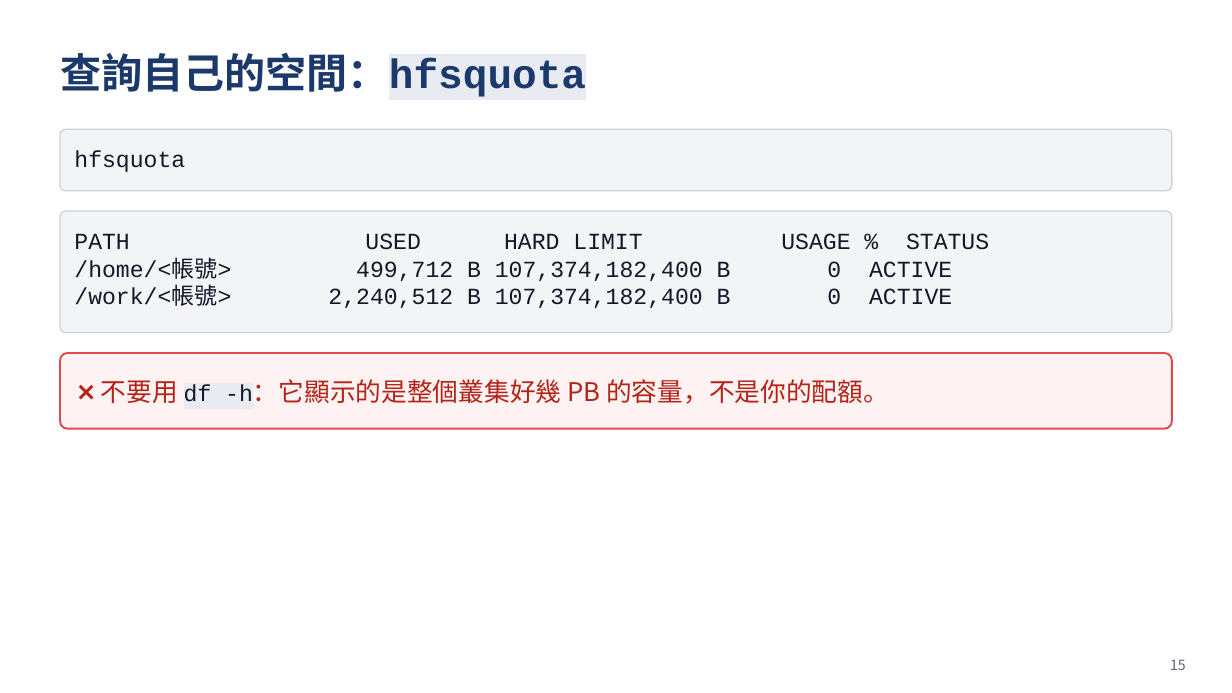
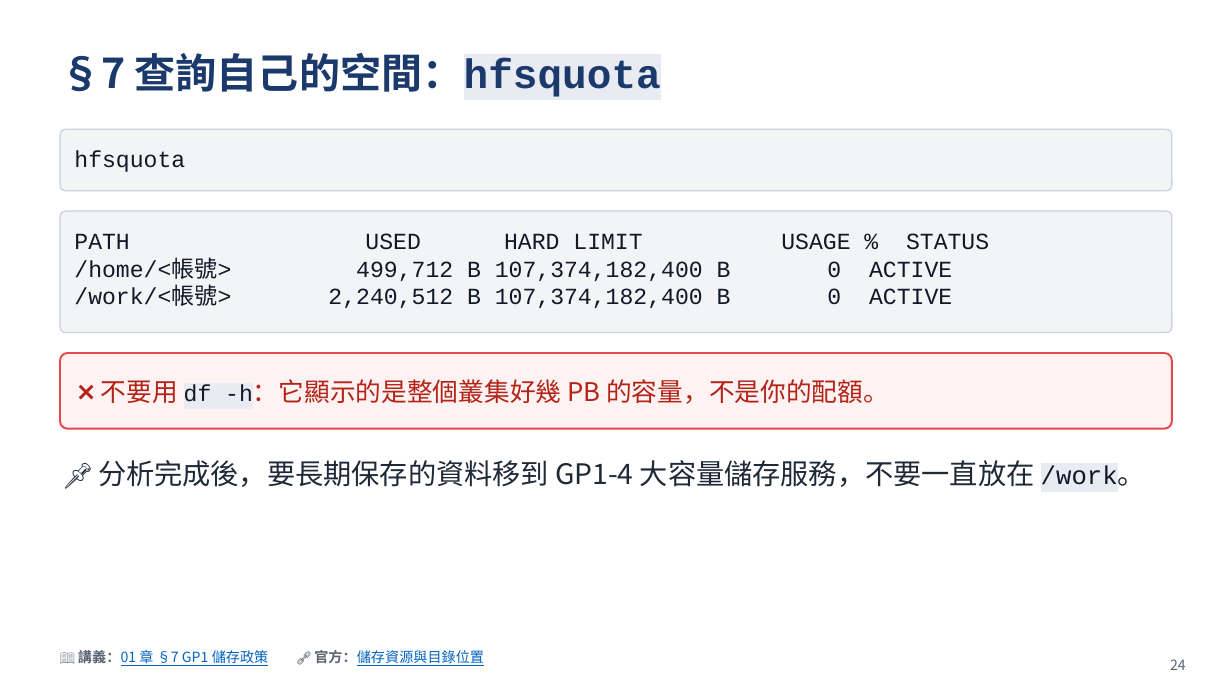
Before and after one commit to gemini960114/Nano4-Docs, a slide deck: slide 24 of slide.pptx (slide 15 before the commit). Drawn at 1232x693 pixels with LibreOffice and Linux fonts; fonts in the diff are those of the drawing. Boxes give left, top, right and bottom in pixels: in the first picture for what was removed or moved away, otherwise in the second. Text is boxed around its words. In the diff, an @@ line names an element or a change of style, - is before the commit and + after.

```diff
--- a/slide.pptx
+++ b/slide.pptx
@@ text at [60,53,661,97]: text changed @@
-查詢自己的空間：hfsquota
+§7 查詢自己的空間：hfsquota
@@ text added at [98,460,1146,487], 22 pt, text #1F2937 @@
+📌 分析完成後，要長期保存的資料移到 GP1-4 大容量儲存服務，不要一直放在 /work。
@@ text added at [78,648,484,666], 11 pt, text #0563C1, underline @@
+📖 講義：01 章 §7 GP1 儲存政策 🔗 官方：儲存資源與目錄位置
@@ text at [1170,659,1186,670]: text changed @@
-15
+24
```
Also in this commit, not shown: 51 other slides changed, 19 slides added, 1 other file.
